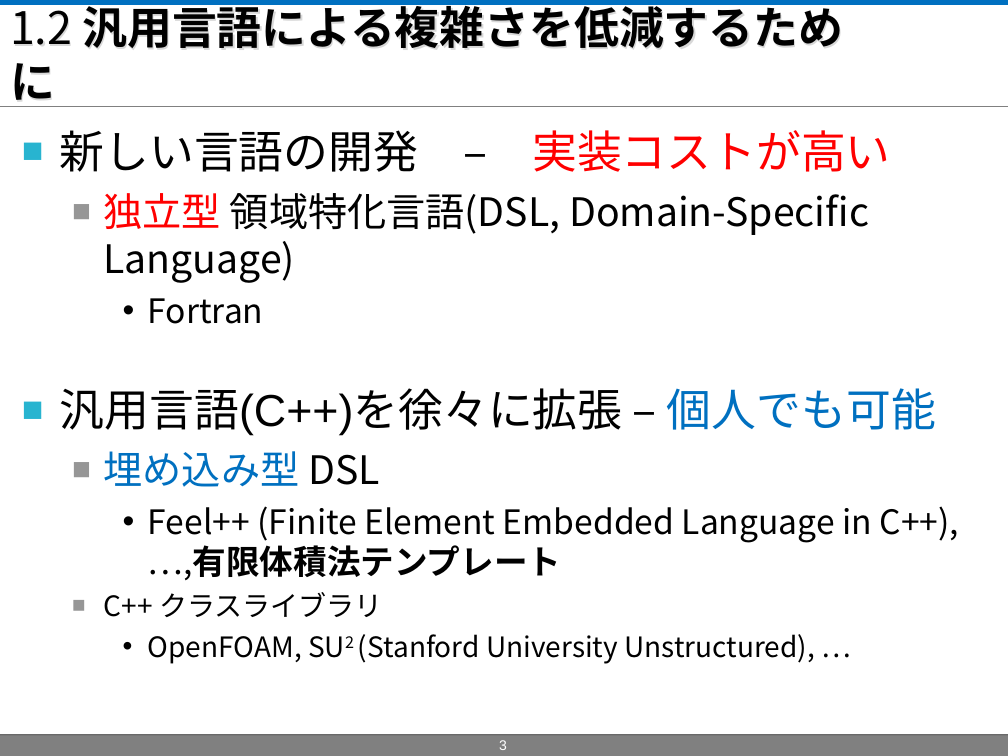
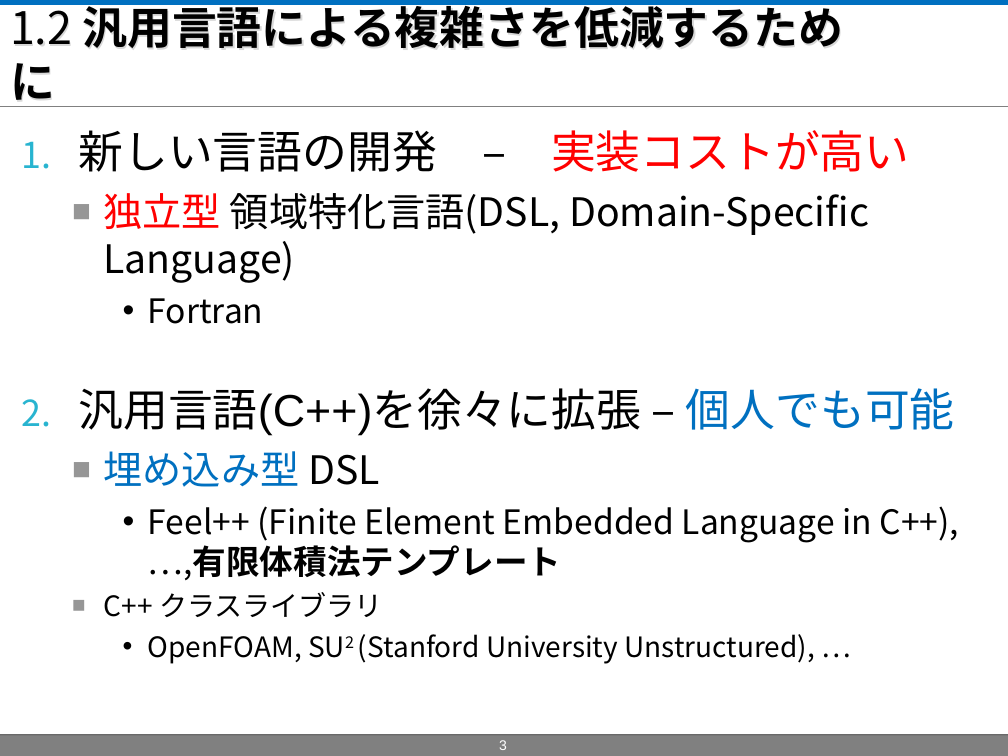
Before and after one commit to masa-ito/ProtoToPoisson, a slide deck: slide 3 of doc/第57回プログラミング・シンポジウム/presentationAtJaxaOn10Dec2015/ProtoFVM_PresentationAtJaxaOn10Dec2015.ppt. Drawn at 1008x756 pixels with LibreOffice and Linux fonts; fonts in the diff are those of the drawing; background and template pictures are left out. Boxes give left, top, right and bottom in pixels: in the first picture for what was removed or moved away, otherwise in the second. Text is boxed around its words. In the diff, an @@ line names an element or a change of style, - is before the commit and + after.

```diff
--- a/doc/第57回プログラミング・シンポジウム/presentationAtJaxaOn10Dec2015/ProtoFVM_PresentationAtJaxaOn10Dec2015.ppt
+++ b/doc/第57回プログラミング・シンポジウム/presentationAtJaxaOn10Dec2015/ProtoFVM_PresentationAtJaxaOn10Dec2015.ppt
@@ text at (78,130,955,436): bullet ■ to 1. @@
```
Also in this commit, not shown: 5 other slides changed.
